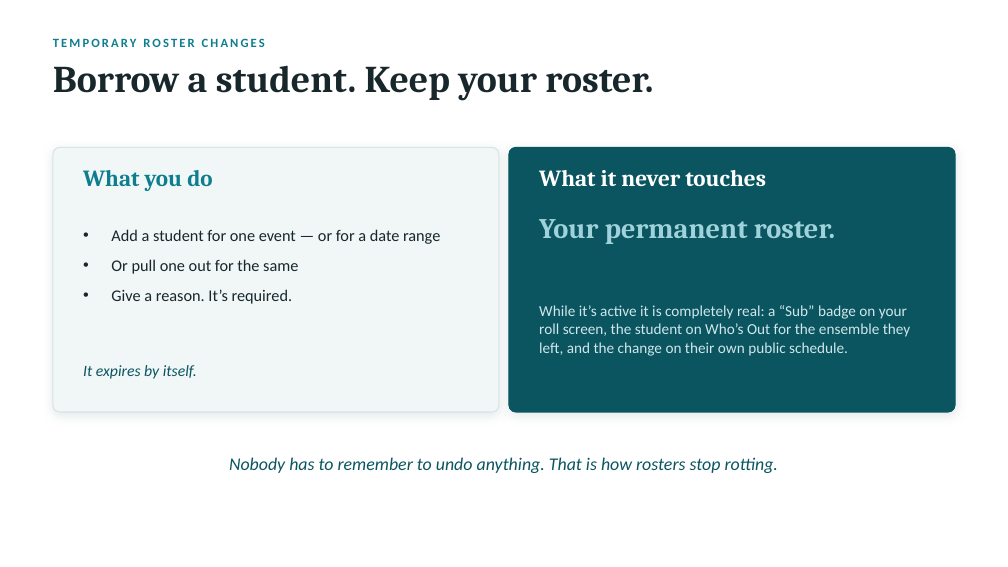
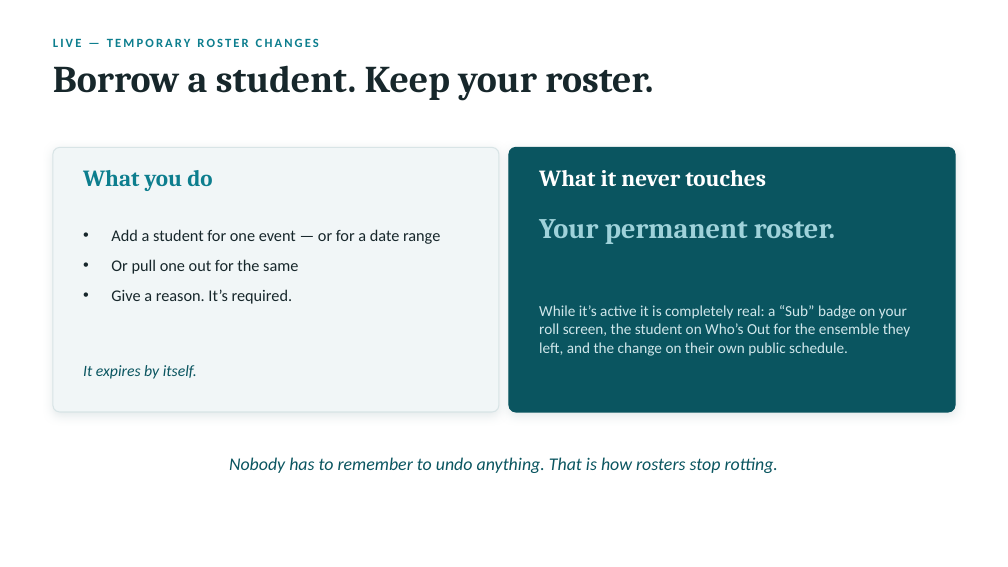
Before and after one commit to d5nf9kcskk-byte/nwsa-music-hub, a slide deck: slide 12 of docs/presentation/NWSA-Music-Hub-Directors.pptx. Drawn at 1008x567 pixels with LibreOffice and Linux fonts; fonts in the diff are those of the drawing. Boxes give left, top, right and bottom in pixels: in the first picture for what was removed or moved away, otherwise in the second. Text is boxed around its words. In the diff, an @@ line names an element or a change of style, - is before the commit and + after.

```diff
--- a/docs/presentation/NWSA-Music-Hub-Directors.pptx
+++ b/docs/presentation/NWSA-Music-Hub-Directors.pptx
@@ text at (53, 38, 319, 47): text changed @@
-TEMPORARY ROSTER CHANGES
+LIVE — TEMPORARY ROSTER CHANGES
```
Also in this commit, not shown: 5 other slides changed, 10 other files.
